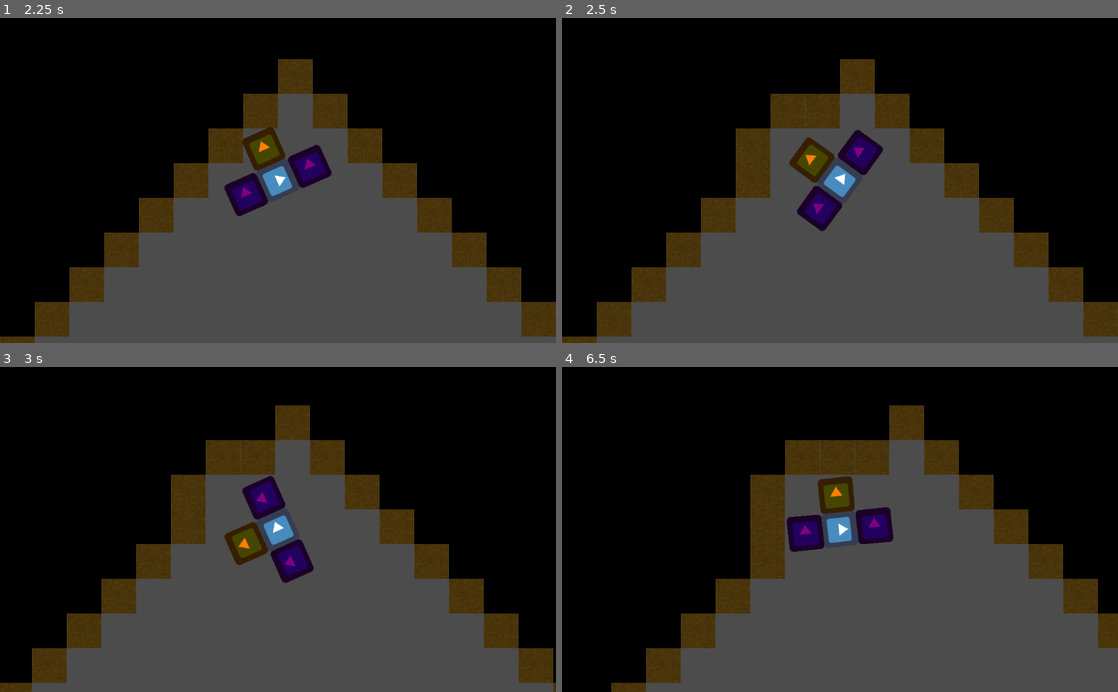
Above: before the commit, frames 1-4 (two rows, left to right).
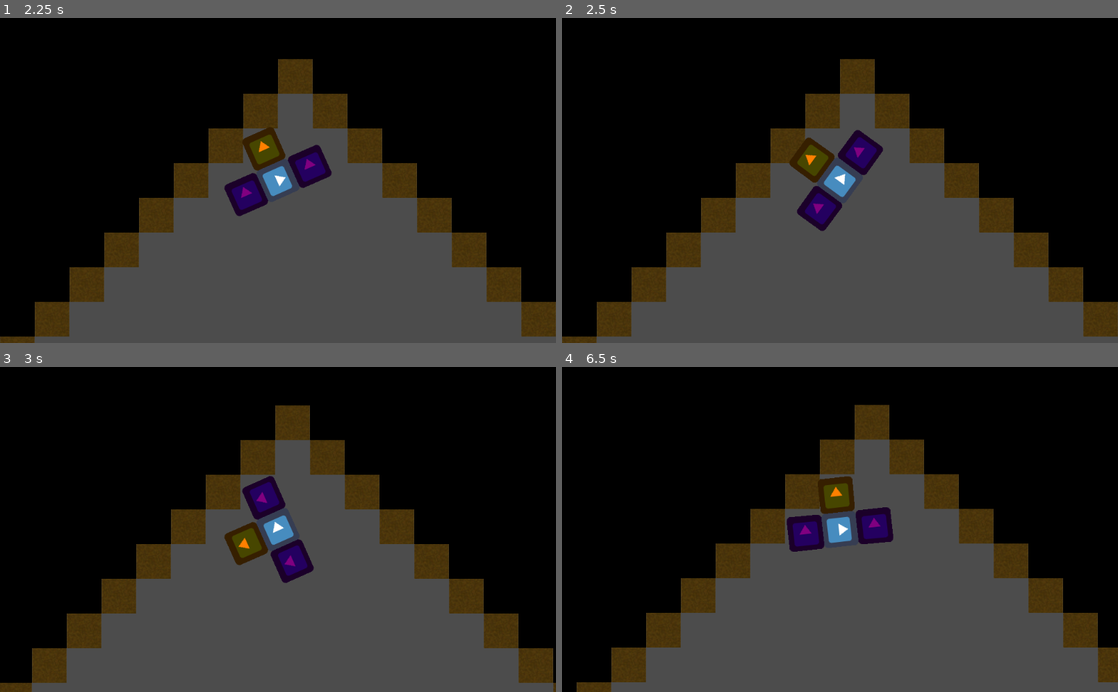
Above: after the commit, the same moments.

Repository: HedgeLizards/minor
Game: Godot game, scene res://scenes/Main.tscn
Same seed, same stepped clock (60 frames per second), same inputs: the game is played once before the commit and once after it. The engine's default icon, where the game draws it, is replaced by a stand-in: a white triangle on a blue panel in a dark square.
Inputs (mouse positions are in pixels of both pictures, inside the frame that each line leads up to):
- Up to frame 1 (2.25 s): tap Enter at 0.5 s; hold Up (forward) 0.53-2.03 s; click (278, 180) at 0.67 s; move the mouse to (278, 144) at 1.27 s; click (278, 144) at 1.42 s; move the mouse to (111, 131) at 2.02 s; hold Left (turnleft) from 2.03 s (still down)
- Up to frame 2 (2.5 s): keep holding Left (turnleft)
- Up to frame 3 (3 s): keep holding Left (turnleft); move the mouse to (305, 529) at 2.77 s; click (305, 529) at 2.92 s
- Up to frame 4 (6.5 s): move the mouse to (756, 448) at 3.52 s; release Left (turnleft) at 3.53 s; hold Down (backward) 3.53-4.28 s; tap Space at 4.25 s; move the mouse to (962, 513) at 4.27 s; hold D (turnright) 4.28-5.03 s; move the mouse to (728, 545) at 5.02 s; hold Up (forward) 5.03-5.78 s; click (728, 545) at 5.17 s; move the mouse to (895, 458) at 5.77 s; hold D (turnright) from 5.78 s (still down)

Frame 1 is identical in both runs. In frame 2, 1.9% of the frame differs, in the area x 31-44%, y 23-45%; in frame 3, 2.0%; in frame 4, 18%, in the area x 2-100%, y 11-100%.

Commit message:
slow breaking blocks

Diff:
--- a/scenes/Drill.tscn
+++ b/scenes/Drill.tscn
@@ -23,4 +23,4 @@
 [node name="drillbit1" type="Node2D" parent="." groups=["drillbits"]]
 
 [node name="drillbit2" type="Node2D" parent="." groups=["drillbits"]]
-position = Vector2( 0, -16 )
+position = Vector2( 0, -24 )
--- a/scripts/Drill.gd
+++ b/scripts/Drill.gd
@@ -1,4 +1,7 @@
 extends Area2D
+
+export var damage = 1.0
+
 
 func _ready():
 	connect('input_event', get_parent(), '_on_Vehicle_input_event', [self])
--- a/scripts/WorldTiles.gd
+++ b/scripts/WorldTiles.gd
@@ -16,14 +16,16 @@
 	var tileid
 	var occluding
 	var maxhealth
-	func _init(tileid, occluding, maxhealth = 1.0):
+	var destructible
+	func _init(tileid, maxhealth = 1.0, occluding = true, destructible = true):
 		self.tileid = tileid
 		self.occluding = occluding
 		self.maxhealth = maxhealth
+		self.destructible = destructible
 
-var EMPTY = TileType.new(EMPTY_TILE, false)
-var GROUND = TileType.new(GROUND_TILE, true)
-var GOLD = TileType.new(GOLD_TILE, true)
+var EMPTY = TileType.new(EMPTY_TILE, 0.0, false, false)
+var GROUND = TileType.new(GROUND_TILE, 1.0)
+var GOLD = TileType.new(GOLD_TILE, 2.0)
 
 class Tile:
 	var typ
@@ -90,4 +92,9 @@
 	for drill in drills:
 		var local_position = $Tiles.to_local(drill.global_position)
 		var map_position = $Tiles.world_to_map(local_position)
-		update_tile(map_position, Tile.new(EMPTY, true))
+		var tile = grid.get(map_position)
+		if tile.typ.destructible:
+			var damage = drill.get_parent().damage * delta
+			tile.health -= damage
+			if tile.health <= 0.0:
+				update_tile(map_position, Tile.new(EMPTY, true))
Not shown: 1 places in scenes/Drill.tscn that only renumber resources
